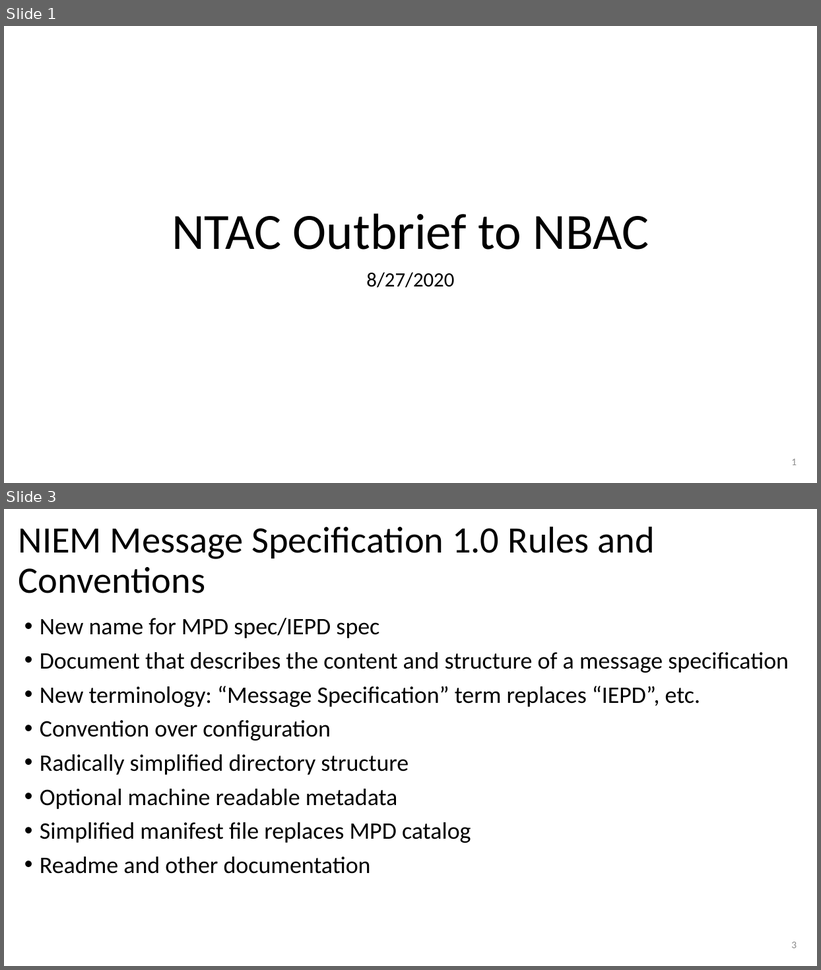
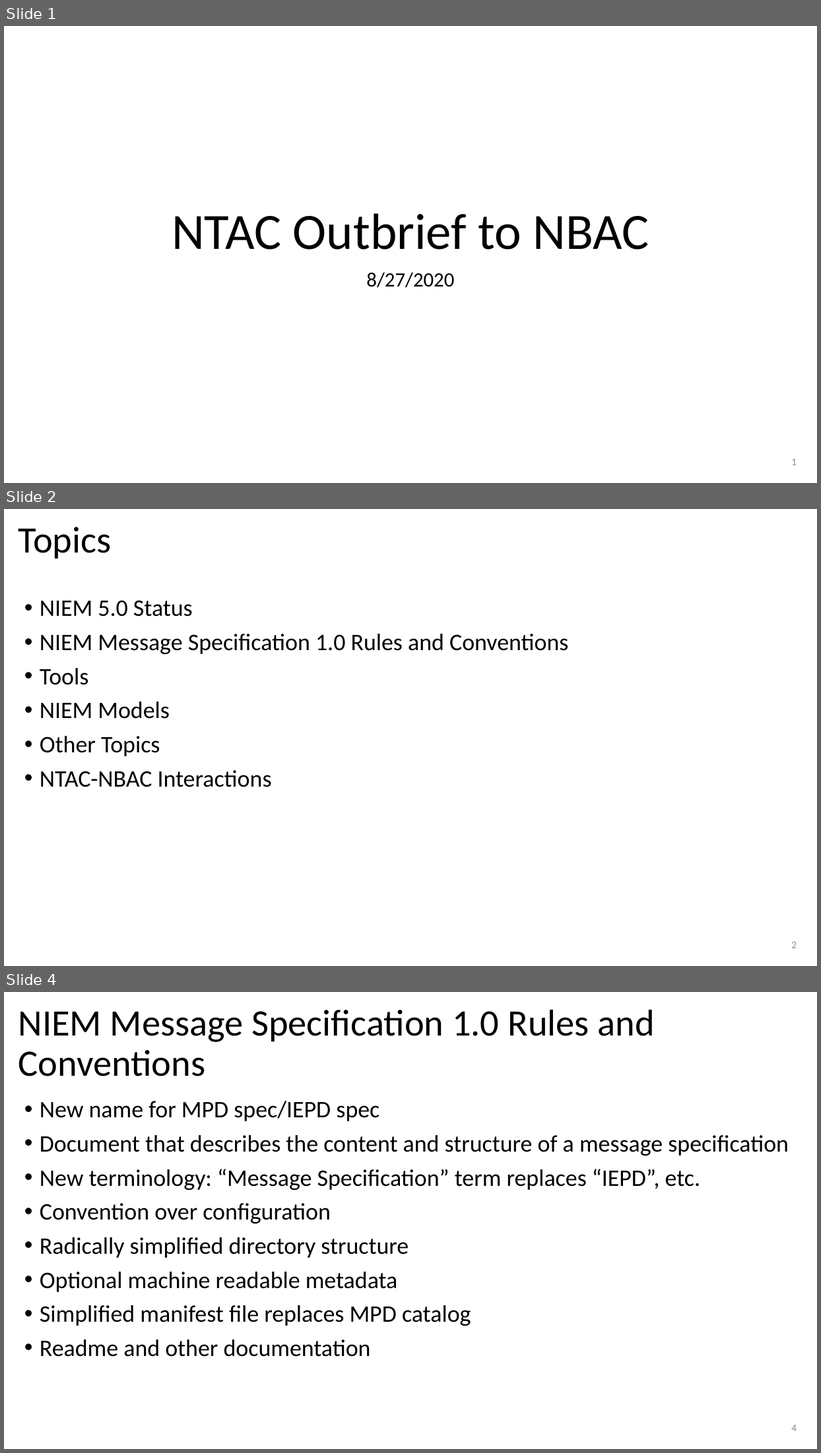
Before and after one commit to NIEM/NTAC, a slide deck: 2020-ntac-annual-meeting/NTAC Outbrief to NBAC.pptx. Shown one above the other, each under a label of ours: slides 1 and 3 before the commit, slides 1, 2 and 4 after it; the slides between them are not shown. The pictures are 821x970 and 821x1453 pixels, drawn with LibreOffice and Linux fonts; fonts in the diff are those of the drawing. Boxes give left, top, right and bottom in pixels: in the first picture for what was removed or moved away, otherwise in the second. Text is boxed around its words. In the diff, an @@ line names an element or a change of style, - is before the commit and + after.

Commit message:
Updated version of NTAC outbrief to NBAC to what Mike Hulme sent out most recently.

```diff
--- a/2020-ntac-annual-meeting/NTAC Outbrief to NBAC.pptx
+++ b/2020-ntac-annual-meeting/NTAC Outbrief to NBAC.pptx
@@ slide 2 added at (4, 509, 817, 966), background #FFFFFF @@
@@ title added at (19, 527, 112, 559), 44 pt, text #000000 @@
+Topics
@@ text added at (40, 600, 568, 788), 28 pt, text #000000 @@
+• NIEM 5.0 Status
+• NIEM Message Specification 1.0 Rules and Conventions
+• Tools
+• NIEM Models
+• Other Topics
+• NTAC-NBAC Interactions
@@ page number added at (791, 942, 797, 949), 12 pt, text #8C8C8C @@
+2
@@ what was slide 3 is now slide 4 @@
@@ page number at (791, 1425, 797, 1432): text changed @@
-3
+4
```
Also in this commit, not shown: 3 slides changed.
